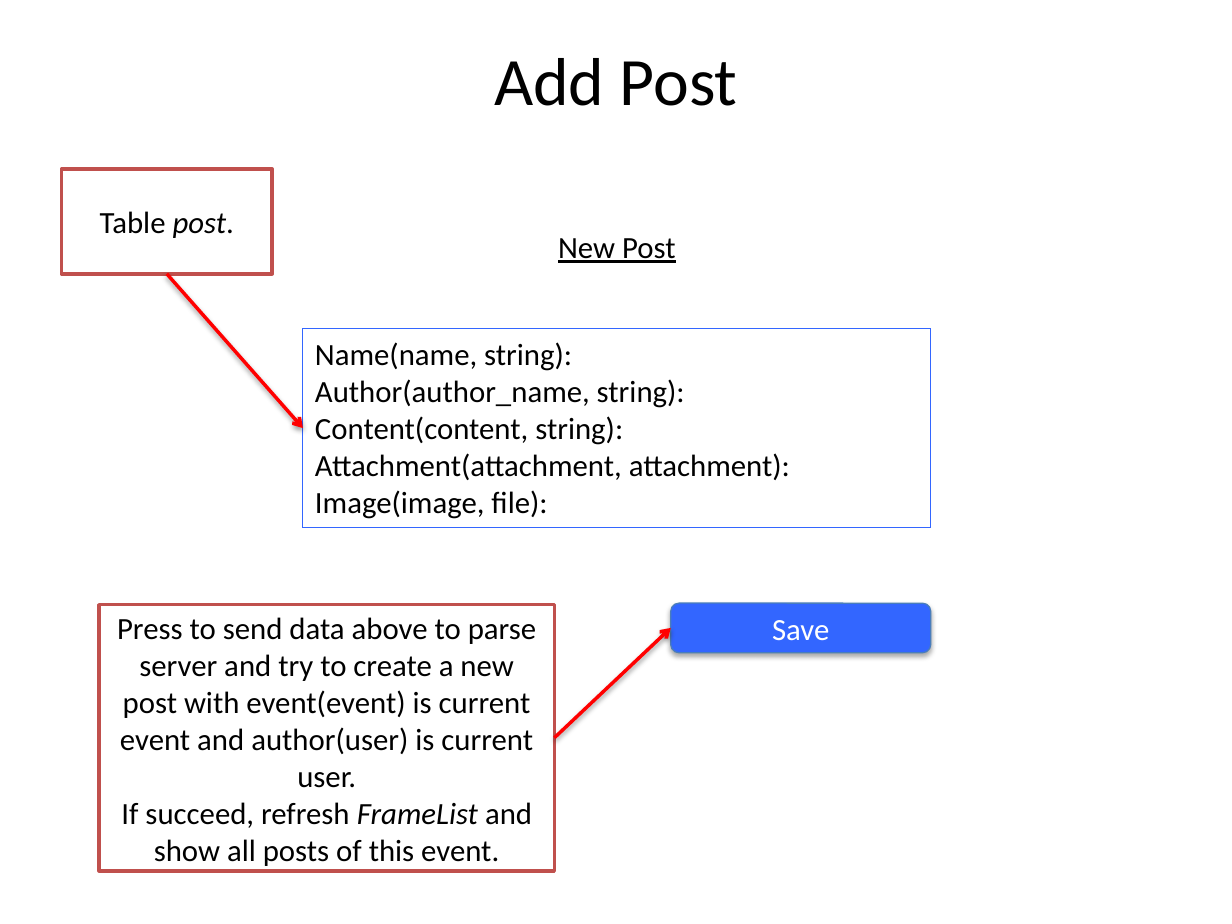
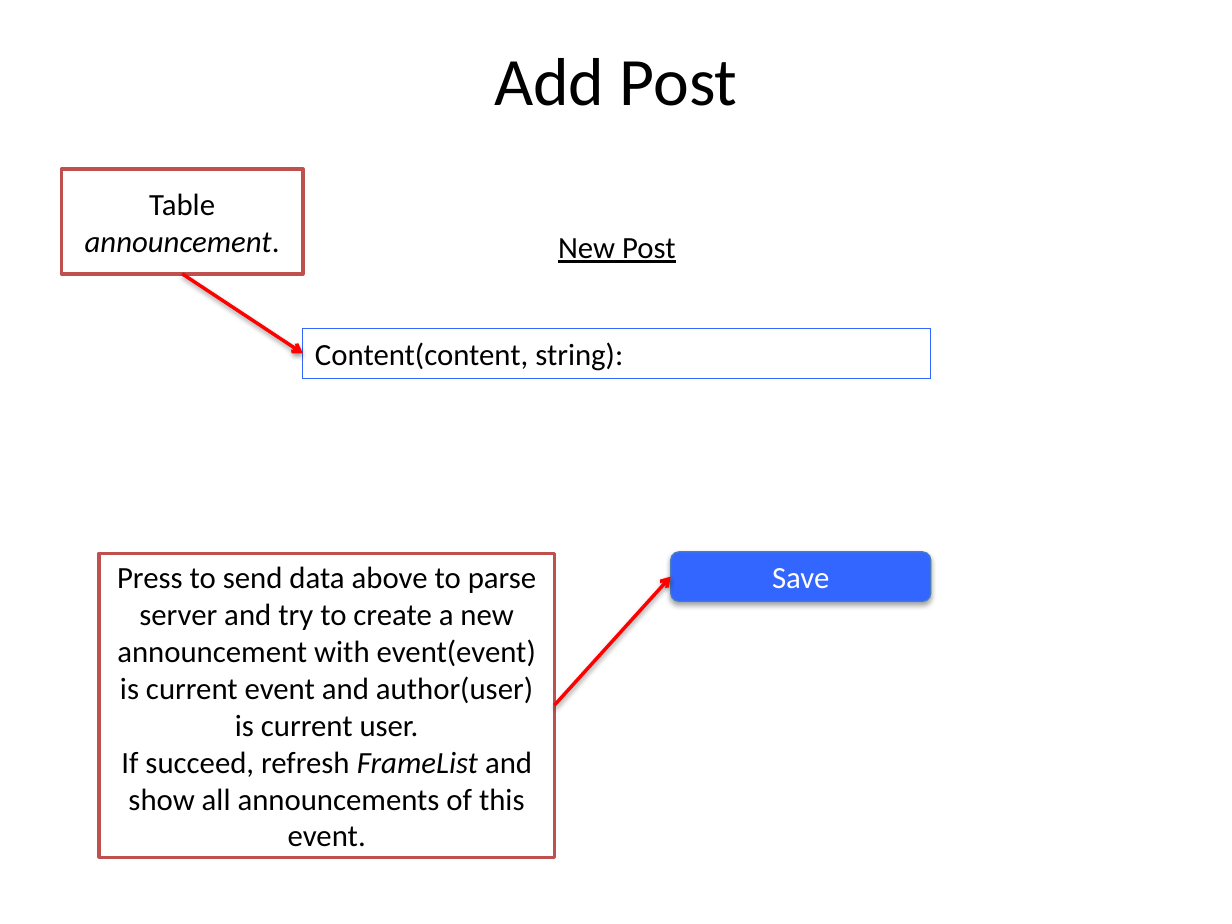
Before and after one commit to jan0054/colloquium.me-dev, a slide deck: slide 11 of web_source/cmmathweb 2.pptx. Drawn at 1232x924 pixels with LibreOffice and Linux fonts; fonts in the diff are those of the drawing. Boxes give left, top, right and bottom in pixels: in the first picture for what was removed or moved away, otherwise in the second. Text is boxed around its words. In the diff, an @@ line names an element or a change of style, - is before the commit and + after.

```diff
--- a/web_source/cmmathweb 2.pptx
+++ b/web_source/cmmathweb 2.pptx
@@ rectangle "Table announcement.": place and size @@
-rectangle "Table announcement." at (62, 169, 272, 274)
+rectangle "Table announcement." at (62, 169, 303, 274)
@@ text in rectangle at (85, 193, 280, 253): text changed; italic on @@
-Table post.
+Table announcement.
@@ arrow moved from (166, 274) - (303, 428) to (182, 274) - (303, 354) @@
@@ rectangle "Content(content, string):": place and size @@
-rectangle "Content(content, string):" at (303, 329, 931, 529)
+rectangle "Content(content, string):" at (303, 329, 931, 378)
@@ text in rectangle at (315, 342, 685, 408): paragraphs removed @@
-Name(name, string):
-Author(author_name, string):
@@ text in rectangle at (315, 453, 790, 519): paragraphs removed @@
-Attachment(attachment, attachment):
-Image(image, file):
@@ rectangle "Press to send data above ...": place and size @@
-rectangle "Press to send data above ..." at (100, 605, 554, 871)
+rectangle "Press to send data above ..." at (100, 553, 554, 857)
@@ text in rectangle at (117, 566, 536, 847): text changed @@
-Press to send data above to parse server and try to create a new post with event(event) is current event and author(user) is current user.
-If succeed, refresh FrameList and show all posts of this event.
+Press to send data above to parse server and try to create a new announcement with event(event) is current event and author(user) is current user.
+If succeed, refresh FrameList and show all announcements of this event.
@@ rounded rectangle "Save": place and size @@
-rounded rectangle "Save" at (670, 604, 930, 653)
+rounded rectangle "Save" at (670, 552, 930, 601)
@@ arrow moved from (554, 738) - (670, 628) to (554, 705) - (670, 577) @@
```
Also in this commit, not shown: 2 other slides changed.
